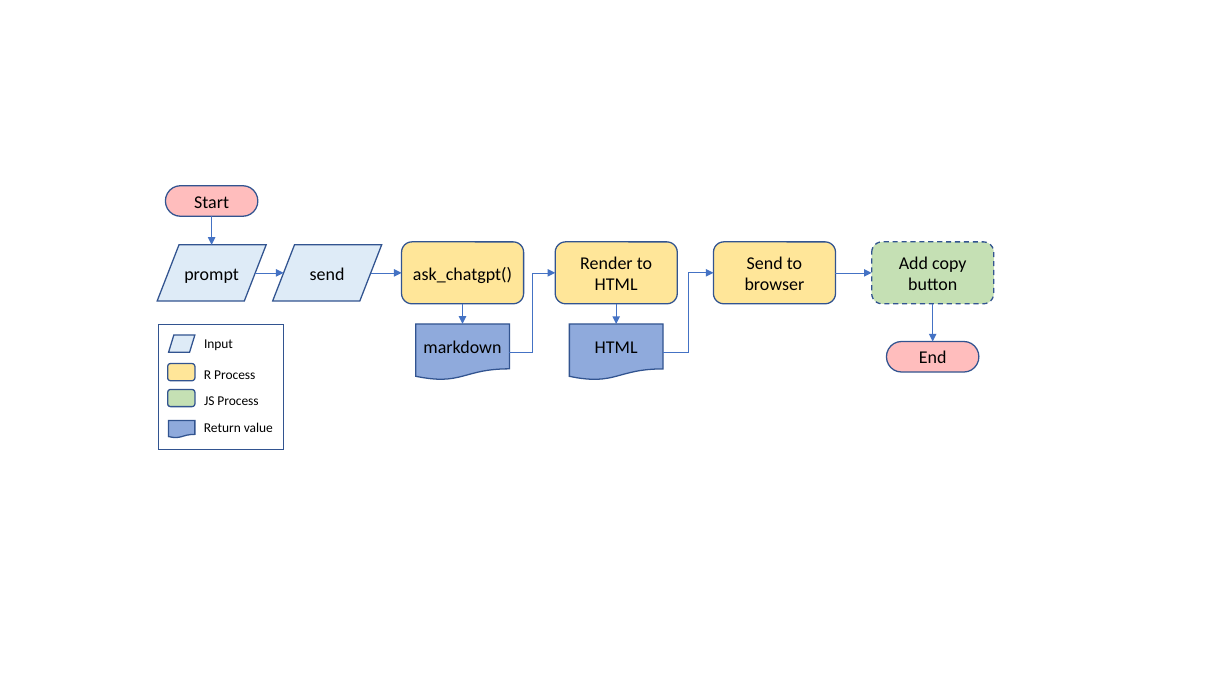
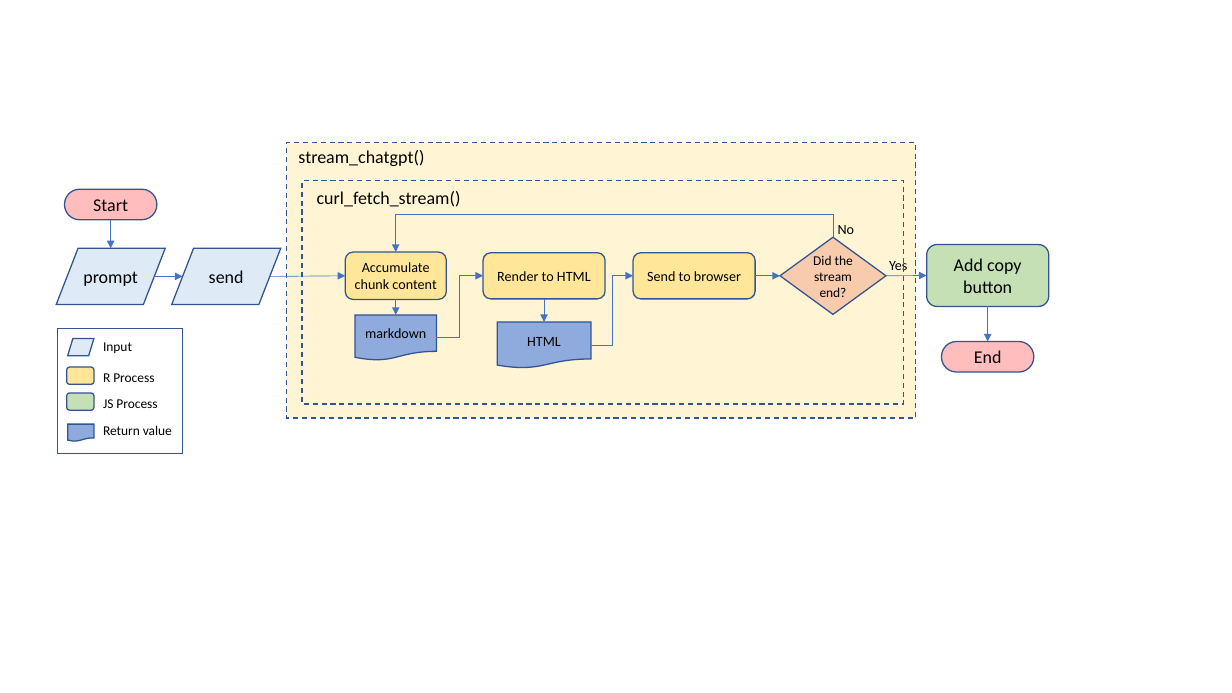
Before and after one commit to calderonsamuel/web, a slide deck: slide 4 of posts/2023-05-19-updating-gptstudio/ppt.pptx. Drawn at 1232x693 pixels with LibreOffice and Linux fonts; fonts in the diff are those of the drawing. Boxes give left, top, right and bottom in pixels: in the first picture for what was removed or moved away, otherwise in the second. Text is boxed around its words. In the diff, an @@ line names an element or a change of style, - is before the commit and + after.

Commit message:
explain render stream

```diff
--- a/posts/2023-05-19-updating-gptstudio/ppt.pptx
+++ b/posts/2023-05-19-updating-gptstudio/ppt.pptx
@@ rectangle added at (287, 142, 916, 418), fill #FFF5D5, outline #325491 1 pt dashed @@
@@ text added at (298, 150, 424, 166), 14 pt, text #000000 @@
+stream_chatgpt()
@@ rectangle added at (302, 180, 904, 404), outline #325491 1 pt dashed @@
@@ text added at (317, 191, 461, 207), 14 pt, text #000000 @@
+curl_fetch_stream()
@@ elbow arrow added from (833, 238) to (396, 252), #4472C4 0.5 pt @@
@@ diamond added at (780, 238, 886, 315), fill #F8CBAD, outline #325491 1 pt, 10.5 pt, text #000000 @@
+Did the stream end?
@@ text added at (838, 225, 855, 234), 11 pt, text #000000 @@
+No
@@ rounded rectangle "Accumulate chunk content": place and size @@
-rounded rectangle "Accumulate chunk content" at (402, 242, 524, 304)
+rounded rectangle "Accumulate chunk content" at (346, 252, 446, 299)
@@ rounded rectangle "Accumulate chunk content" at (346, 252, 446, 299): fill pattern #FFE699 on #FFFFFF to #FFE699 @@
@@ text in rounded rectangle at (355, 262, 436, 289): text changed; size 14 to 11 pt @@
-ask_chatgpt()
+Accumulate chunk content
@@ rounded rectangle "Render to HTML": place and size @@
-rounded rectangle "Render to HTML" at (555, 242, 677, 304)
+rounded rectangle "Render to HTML" at (483, 253, 605, 299)
@@ rounded rectangle "Send to browser": place and size @@
-rounded rectangle "Send to browser" at (714, 242, 836, 304)
+rounded rectangle "Send to browser" at (633, 253, 755, 299)
@@ text added at (889, 258, 907, 272), 11 pt, text #000000 @@
+Yes
@@ rounded rectangle "Add copy button": place and size @@
-rounded rectangle "Add copy button" at (872, 242, 994, 304)
+rounded rectangle "Add copy button" at (927, 245, 1049, 307)
@@ rounded rectangle "Add copy button" at (927, 245, 1049, 307): outline #325491 1 pt dashed to #325491 1 pt @@
@@ arrow moved from (371, 273) - (402, 273) to (270, 276) - (346, 275) @@
@@ arrow moved from (463, 304) - (463, 324) to (396, 299) - (396, 315) @@
@@ elbow arrow moved from (509, 352) - (555, 273) to (436, 337) - (483, 275) @@
@@ arrow moved from (616, 304) - (616, 324) to (544, 299) - (544, 322) @@
@@ elbow arrow moved from (664, 352) - (714, 273) to (592, 345) - (633, 275) @@
@@ arrow added from (755, 275) to (780, 275), #4472C4 0.5 pt @@
@@ arrow moved from (836, 273) - (872, 273) to (886, 275) - (927, 275) @@
@@ size 14 to 11 pt in 4 elements at (483, 253, 605, 299), (497, 322, 591, 368), (633, 253, 755, 299), (355, 315, 436, 360) @@
@@ flow chart document "markdown": place and size @@
-flow chart document "markdown" at (416, 324, 509, 381)
+flow chart document "markdown" at (355, 315, 436, 360)
@@ flow chart document "HTML": place and size @@
-flow chart document "HTML" at (569, 324, 663, 381)
+flow chart document "HTML" at (497, 322, 591, 368)
@@ arrow moved from (933, 304) - (933, 342) to (988, 307) - (988, 342) @@
@@ pill shape "End": place and size @@
-pill shape "End" at (886, 342, 979, 372)
+pill shape "End" at (942, 342, 1034, 372)
@@ 4 texts, 3 flow chart input outputs, 2 rounded rectangles, 2 arrows, 1 pill shape, 1 rectangle, 1 flow chart document: place and size @@
-4 texts, 3 flow chart input outputs, 2 rounded rectangles, 2 arrows, 1 pill shape, 1 rectangle, 1 flow chart document at (157, 186, 382, 450)
+4 texts, 3 flow chart input outputs, 2 rounded rectangles, 2 arrows, 1 pill shape, 1 rectangle, 1 flow chart document at (56, 189, 281, 453)
```
Also in this commit, not shown: 1 slide added, 6 other files.
